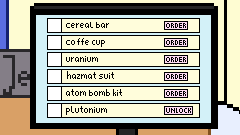
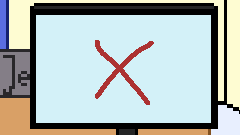
The second 240x135 image is a revision of the first. Changes to its layers:
showed "wrong", painted on it over [47, 18, 200, 118]
showed "correct", painted on it over [47, 18, 200, 118]
showed "numbers colors", painted on it over [47, 18, 200, 118]
showed "numbers outline", painted on it over [47, 18, 200, 118]
painted on "app text" over [47, 18, 200, 118]
added layer "unlocked" above "locked" over [131, 80, 195, 118]
painted on "app orders" over [67, 18, 200, 118]
painted on "app colors" over [47, 18, 200, 118]
painted on "app borders" over [47, 18, 200, 118]
painted on "outlines" over [47, 18, 200, 118]
